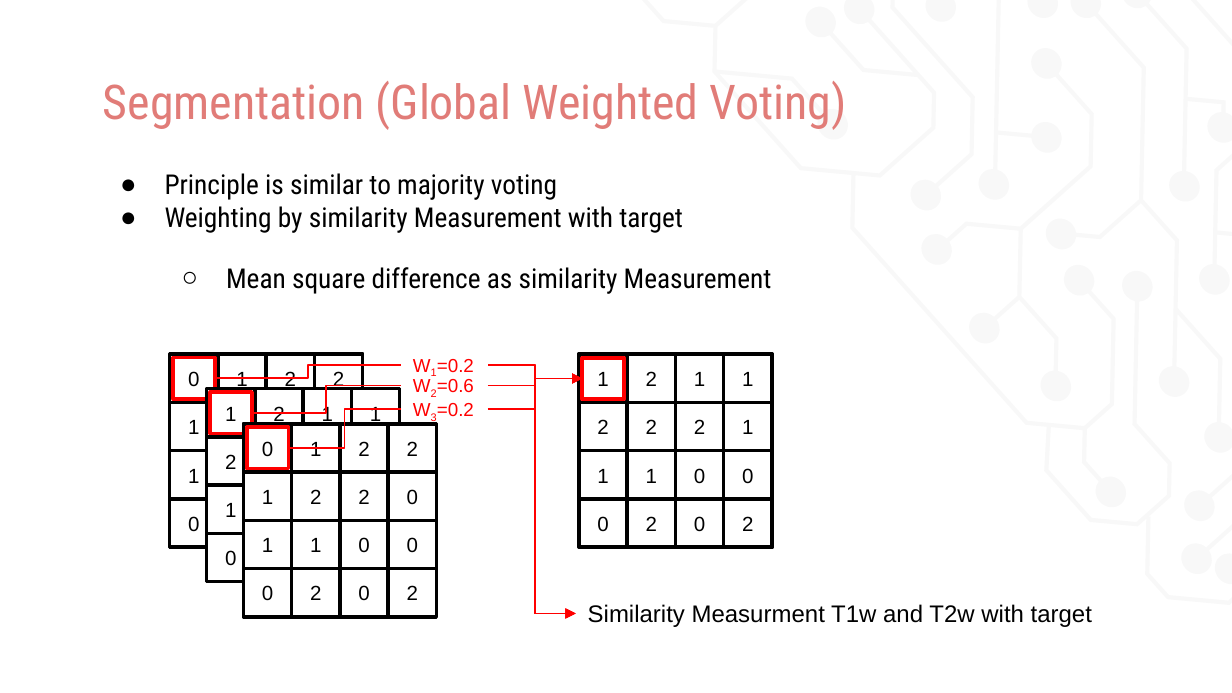
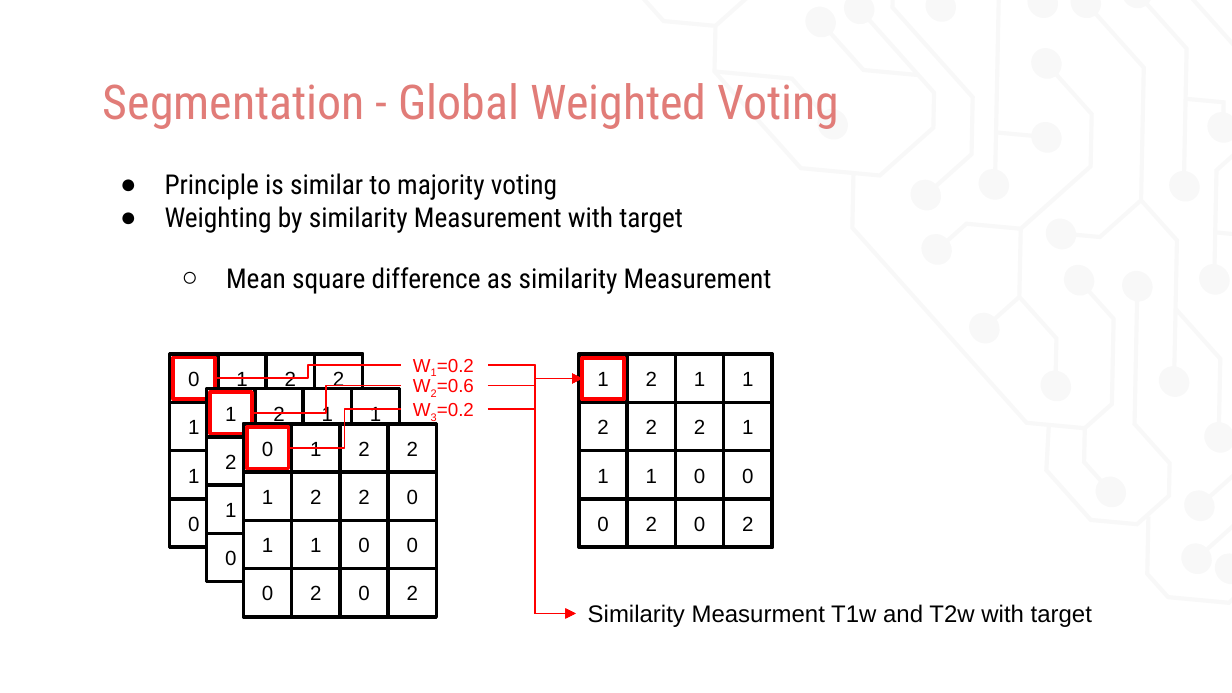
Before and after one commit to uro1012/MIALab, a slide deck: slide 7 of presentation/FinalPresentation.pptx. Drawn at 1232x693 pixels with LibreOffice and Linux fonts; fonts in the diff are those of the drawing. Boxes give left, top, right and bottom in pixels: in the first picture for what was removed or moved away, otherwise in the second. Text is boxed around its words. In the diff, an @@ line names an element or a change of style, - is before the commit and + after.

Commit message:
Updated presentation

```diff
--- a/presentation/FinalPresentation.pptx
+++ b/presentation/FinalPresentation.pptx
@@ title at box(103, 83, 840, 129): text changed @@
-Segmentation (Global Weighted Voting)
+Segmentation - Global Weighted Voting
```
Also in this commit, not shown: 6 other slides changed.
